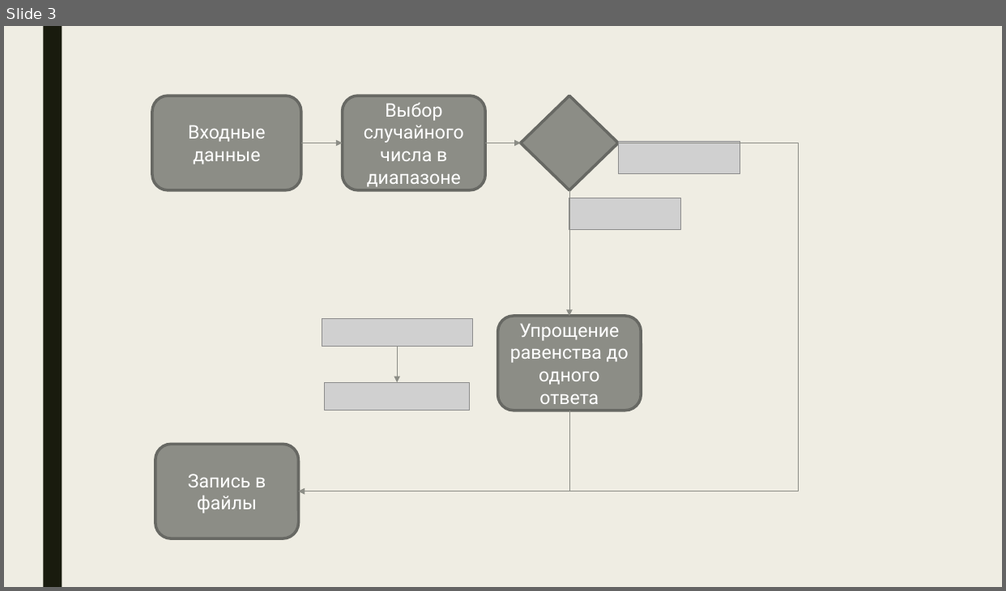
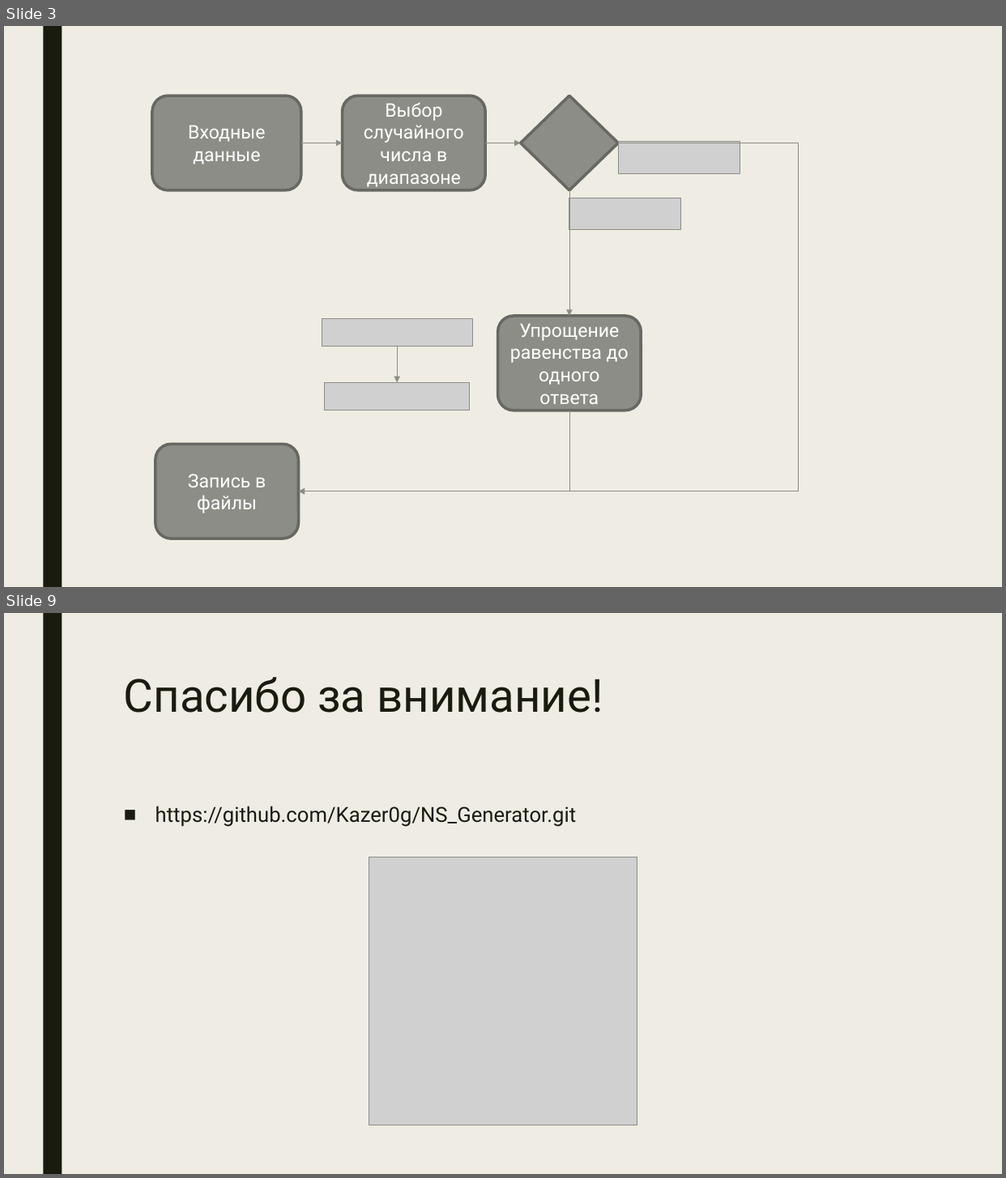
Before and after one commit to Kazer0g/NS_Generator, a slide deck: Генератор задач по цифровой электронике.pptx. Shown one above the other, each under a label of ours: slide 3 before the commit, slides 3 and 9 after it; the slides between them are not shown. The pictures are 1006x591 and 1006x1178 pixels, drawn with LibreOffice and Linux fonts; fonts in the diff are those of the drawing; grey boxes stand for pictures. Boxes give left, top, right and bottom in pixels: in the first picture for what was removed or moved away, otherwise in the second. Text is boxed around its words. In the diff, an @@ line names an element or a change of style, - is before the commit and + after.

```diff
--- a/Генератор задач по цифровой электронике.pptx
+++ b/Генератор задач по цифровой электронике.pptx
@@ slide 9 added at box(4, 613, 1002, 1174), background #EFEDE3; not listed: 1 template element that a slide beside it also shows @@
@@ title added at box(124, 677, 603, 713), 44 pt, text #191B0E @@
+Спасибо за внимание!
@@ text added at box(155, 806, 577, 827), 20 pt, text #191B0E @@
+■ https://github.com/Kazer0g/NS_Generator.git
@@ picture added at box(369, 858, 637, 1126) @@
```
Also in this commit, not shown: 1 slide changed, 4 other slides added, 3 slides removed, 12 other files.
